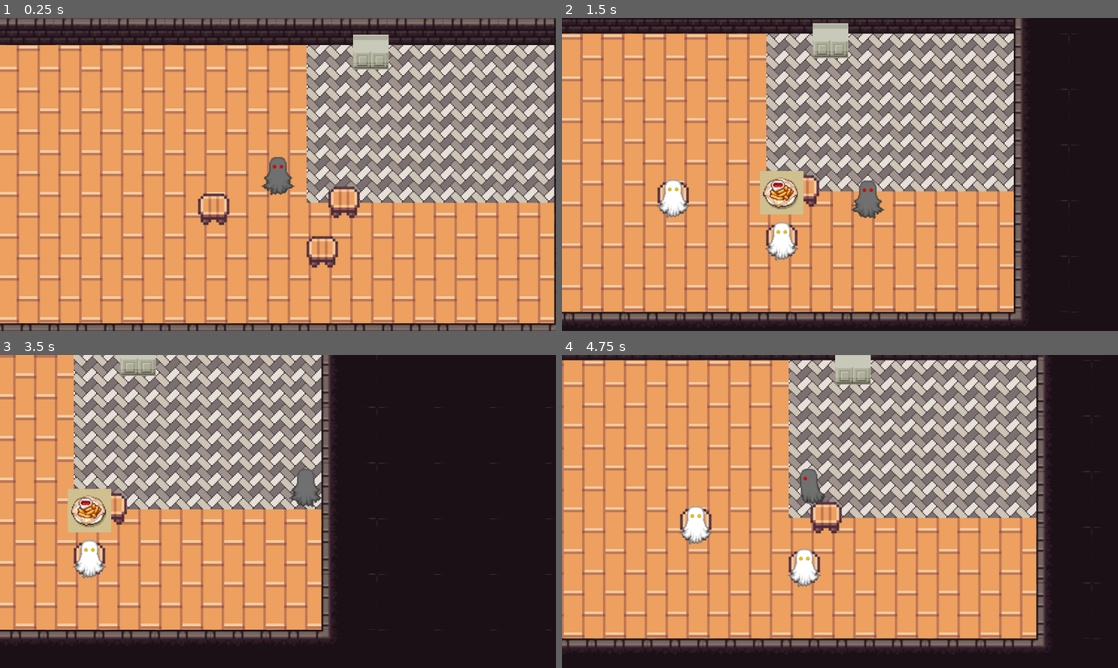
Above: before the commit, frames 1-4 (two rows, left to right).
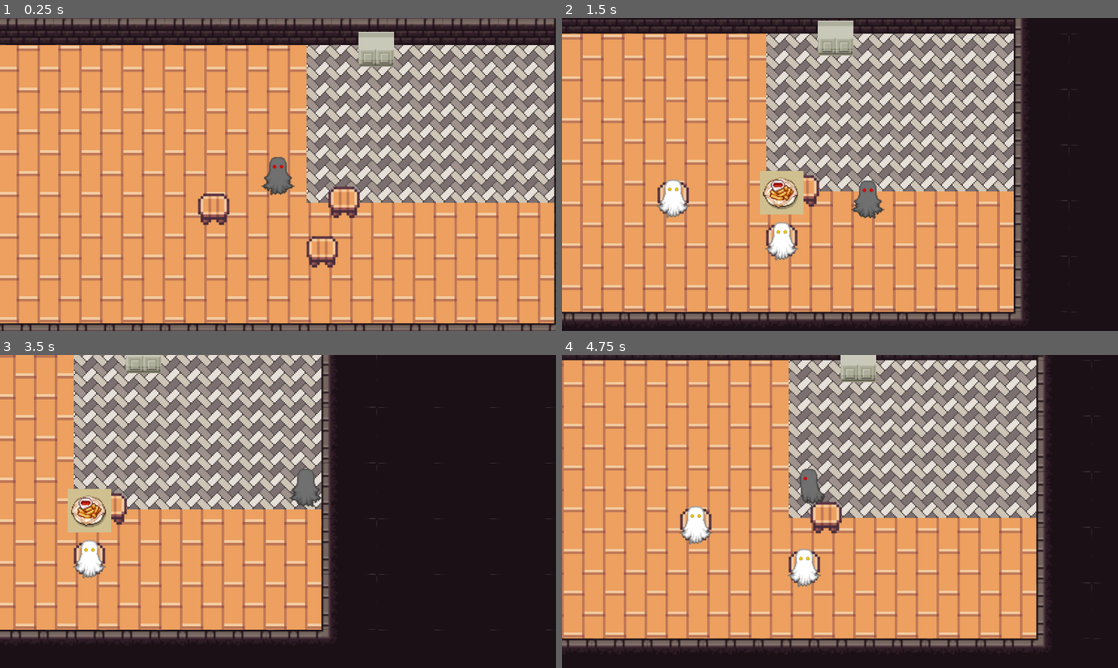
Above: after the commit, the same moments.

Repository: ikylios/GPC2022
Game: Godot game, scene res://scenes/Main.tscn
Same seed, same stepped clock (60 frames per second), same inputs: the game is played once before the commit and once after it.
Inputs:
- Up to frame 1 (0.25 s): no input
- Up to frame 2 (1.5 s): tap Enter (ui_accept) at 0.5, 0.77 s; hold D (move_right) 0.53-1.28 s; hold E (interact) 0.53-1.28 s; hold S (move_down) from 1.28 s (still down); tap E (interact) at 1.35 s
- Up to frame 3 (3.5 s): tap Enter (ui_accept) at 1.52, 3.02 s; release S (move_down) at 2.03 s; hold D (move_right) 2.03-2.78 s; hold E (interact) 2.03-2.78 s; tap C at 2.1 s; hold W (move_up) from 2.78 s (still down); tap E (interact) at 2.85 s
- Up to frame 4 (4.75 s): release W (move_up) at 3.53 s; hold E (interact) 3.53-4.28 s; hold A (move_left) from 3.53 s (still down); tap Enter (ui_accept) at 3.77, 4.52 s; tap C at 4.35 s; tap E (interact) at 4.55 s

The runs differ from the first frame. In frame 1, 0.4% of the frame differs, in the area x 63-71%, y 4-17%; in frame 2, 0.4%; in frame 3, 0.2%; in frame 4, 0.3%.

Commit message:
interactable ingredient box

Diff:
--- a/src/scenes/Interactable.gd
+++ b/src/scenes/Interactable.gd
@@ -1,6 +1,10 @@
 extends Area2D
 
 var interactable: bool = false
+
+func _ready():
+	connect("body_entered", self, "_on_Interaction_area_body_entered")
+	connect("body_exited", self, "_on_Interaction_area_body_exited")
 
 func _process(delta):
 	if Input.is_action_pressed("interact") and interactable:
@@ -10,6 +14,7 @@
 	pass
 
 func _on_Interaction_area_body_entered(body):
+	print("interacting area of ", self)
 	interactable = true
 
 func _on_Interaction_area_body_exited(body):
--- a/src/scenes/Interactable.tscn
+++ b/src/scenes/Interactable.tscn
@@ -4,6 +4,3 @@
 
 [node name="Interaction_area" type="Area2D"]
 script = ExtResource( 1 )
-
-[connection signal="body_entered" from="." to="." method="_on_Interaction_area_body_entered"]
-[connection signal="body_exited" from="." to="." method="_on_Interaction_area_body_exited"]
--- a/src/scenes/Main.tscn
+++ b/src/scenes/Main.tscn
@@ -234,6 +234,9 @@
 format = 1
 tile_data = PoolIntArray( -2, 0, 262146, -1, 0, 327682, -65536, 0, 327682, -65535, 0, 327682, -65534, 0, 327682, -65533 …(4231 unchanged characters)…
 
+[node name="Ingredients_box" parent="." instance=ExtResource( 10 )]
+position = Vector2( 627, 133 )
+
 [node name="Stool" parent="." groups=["free_seats"] instance=ExtResource( 7 )]
 position = Vector2( 440, 317 )
 
@@ -244,8 +247,5 @@
 position = Vector2( 514, 277 )
 z_index = 1
 
-[node name="Ingredients_box2" parent="." instance=ExtResource( 10 )]
-position = Vector2( 621, 136 )
-
 [node name="Stool3" parent="." instance=ExtResource( 7 )]
 position = Vector2( 590, 309 )
--- a/src/scenes/furniture/Ingredients_box.gd
+++ b/src/scenes/furniture/Ingredients_box.gd
@@ -1,32 +1,17 @@
-extends Area2D
+extends "res://scenes/Interactable.gd"
 
-var interactable = false
 var ingredient_type = "potato"
 signal get_ingredient
 
 
 func _ready():
-	connect("body_entered", self, "_on_Ingredient_box_body_entered")
-	connect("body_exited", self, "_on_Ingredient_box_body_exited")
 	var player = get_parent().get_node("Player")
 	connect("get_ingredient", player, "_on_Ingredient_box_interacted")
 
 
-func _input(event):
-	if event is InputEventKey and event.pressed:
-		if event.scancode == KEY_E:
-			try_interact()
-
-func _on_Ingredient_box_body_entered(body):
-	interactable = true
-
-func _on_Ingredient_box_body_exited(body):
-	interactable = false
-
-func try_interact():
-	if interactable:
-		var path = "res://assets/food/ingredients/"
-		match ingredient_type:
-			"potato": path += "Potato.png"
-			"steak": path = "Steak.png"
-		emit_signal("get_ingredient", path, ingredient_type)
+func interact():
+	var path = "res://assets/food/ingredients/"
+	match ingredient_type:
+		"potato": path += "Potato.png"
+		"steak": path = "Steak.png"
+	emit_signal("get_ingredient", path, ingredient_type)
--- a/src/scenes/furniture/Ingredients_box.tscn
+++ b/src/scenes/furniture/Ingredients_box.tscn
@@ -4,15 +4,15 @@
 [ext_resource path="res://scenes/furniture/Ingredients_box.gd" type="Script" id=2]
 
 [sub_resource type="RectangleShape2D" id=1]
-extents = Vector2( 21, 24 )
+extents = Vector2( 19, 13.5 )
 
 [node name="Ingredients_box" type="Area2D"]
 script = ExtResource( 2 )
 
-[node name="Ingredients_box_sprite" type="Sprite" parent="."]
+[node name="Sprite" type="Sprite" parent="."]
 scale = Vector2( 1.28125, 1.25 )
 texture = ExtResource( 1 )
 
 [node name="CollisionShape2D" type="CollisionShape2D" parent="."]
-position = Vector2( 0, 4 )
+position = Vector2( 0, 20.5 )
 shape = SubResource( 1 )
